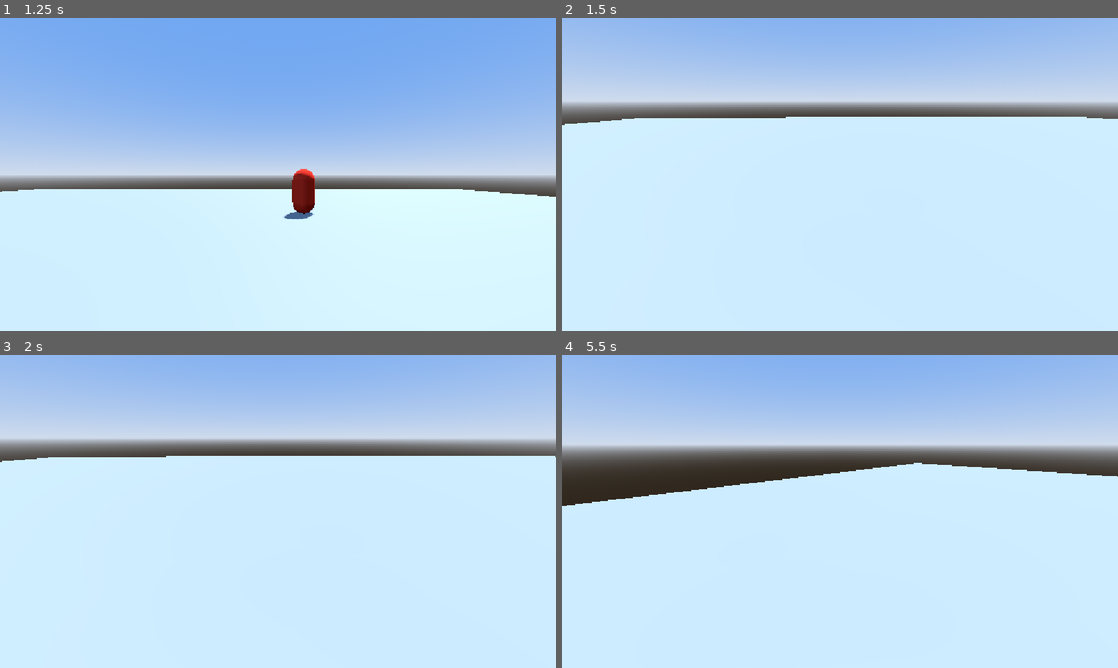
Above: before the commit, frames 1-4 (two rows, left to right).
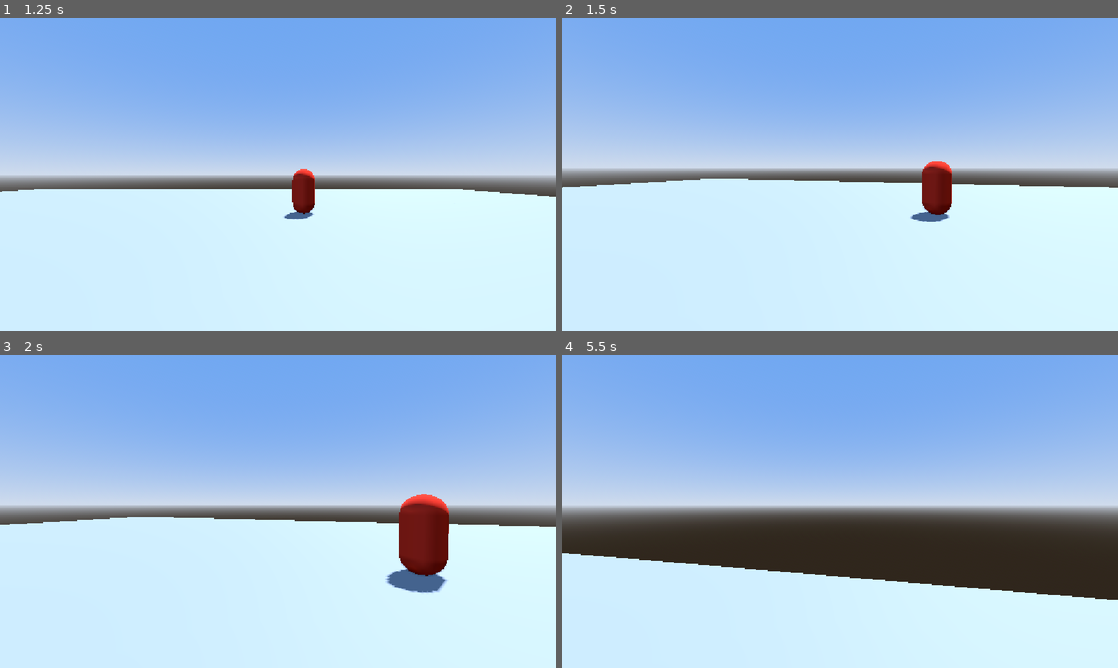
Above: after the commit, the same moments.

Repository: SlipperyMarker/UndeadsAwaitFirstExperiment
Game: Godot game, scene res://Scene/TestingGround.tscn
The game is run twice, just before and just after one commit, with the same random seed, the same clock (stepped at 60 frames per second) and the same inputs.
Inputs (mouse positions are in pixels of both pictures, inside the frame that each line leads up to):
- Up to frame 1 (1.25 s): tap Enter at 0.5 s; move the mouse to (400, 158) at 0.52 s; press the mouse at (400, 158) at 0.53 s; hold D (MoveRight) from 0.53 s (still down)
- Up to frame 2 (1.5 s): move the mouse to (812, 174) at 1.27 s; release D (MoveRight) at 1.28 s; release the mouse at (812, 174) at 1.28 s; hold W (MoveForward) from 1.28 s (still down); click (812, 174) at 1.35 s
- Up to frame 3 (2 s): keep holding W (MoveForward)
- Up to frame 4 (5.5 s): keep holding W (MoveForward); move the mouse to (851, 505) at 2.02 s; press the mouse at (851, 505) at 2.03 s; move the mouse to (834, 517) at 2.77 s; release the mouse at (834, 517) at 2.78 s; click (834, 517) at 2.85 s; move the mouse to (878, 514) at 3.52 s; press the mouse at (878, 514) at 3.53 s; move the mouse to (795, 508) at 4.27 s; release the mouse at (795, 508) at 4.28 s; click (795, 508) at 4.35 s; move the mouse to (845, 511) at 5.02 s; press the mouse at (845, 511) at 5.03 s

Frame 1 is identical in both runs. In frame 2, 49% of the frame differs, in the area x 0-100%, y 0-66%; in frame 3, 50%; in frame 4, 63%, in the area x 0-100%, y 2-79%.

Commit message:
Edit - code 4.1 -Relocation
did some minor refinements to mouse sensitivity and  relocated the camera movement handler to the physics process so it runs at 60 times per seconds (the sensitivity of the mouse is somehow frame dependent how do i fuck up like this)

Diff:
--- a/Code/PlayerBrain.gd
+++ b/Code/PlayerBrain.gd
@@ -8,7 +8,7 @@
 @export var Health:float=3
 @export_category("Player Movement Properties")
 @export var Speed:float=5
-@export var Velocity:float=5
+@export var Velocity:float=15
 @export var JumpVelocity:float=5
 @export var DashDistance:float=5
 @export var SprintMultiplier:float=1.25
@@ -16,8 +16,8 @@
 @export var CrouchHeight:float=0.5
 @export var Stamina:float=10
 @export_category("Camera Movement Properties")
-@export var RotationSpeed:=0.005
-@export var RotationSpeedMultiplier:=1.0
+const RotationSpeed:float=0.001
+@export_range(0.1,9.9) var RotationSpeedMultiplier:float=1
 @export var RotationVerticalClamp:=deg_to_rad(85)
 
 #-----Instanciation-----#
@@ -40,8 +40,9 @@
 	_PlayerMovement.GravityHandler(delta)
 	#relocated "move_and_slide()" to this script after asking deepseek about the movement code and if the class it extends …(215 unchanged characters)…
 	move_and_slide()
-
-	#Camera Movement
+@warning_ignore("unused_parameter")
+func _physics_process(delta: float) -> void:
+	#Camera Movement (its a little bit bad, there's a "Rubber band" effect when you drag your mouse too hard / fast and hit the vertical degree limit: it overshoots then corrects its self its kinda annoying.)
 	_PlayerMovementLook.MovementHandler()
 
 #-----Per-Input Call-----#
--- a/Prefab/Character/Player.tscn
+++ b/Prefab/Character/Player.tscn
@@ -9,9 +9,9 @@
 [node name="RootPlayer" type="CharacterBody3D" unique_id=1418432344]
 collision_layer = 2
 collision_mask = 5
+axis_lock_linear_y = true
+axis_lock_angular_z = true
 script = ExtResource("1_fr4uk")
-RotationSpeed = 0.1
-RotationSpeedMultiplier = 0.1
 
 [node name="MeshInstance3D" type="MeshInstance3D" parent="." unique_id=2040103676]
 layers = 524288
--- a/project.godot
+++ b/project.godot
@@ -14,6 +14,7 @@
 config/tags=PackedStringArray("firstperson", "shooter")
 run/main_scene="uid://dnyoqqvu2qjht"
 config/features=PackedStringArray("4.7", "Forward Plus")
+boot_splash/show_image=false
 config/icon="res://icon.svg"
 
 [display]
